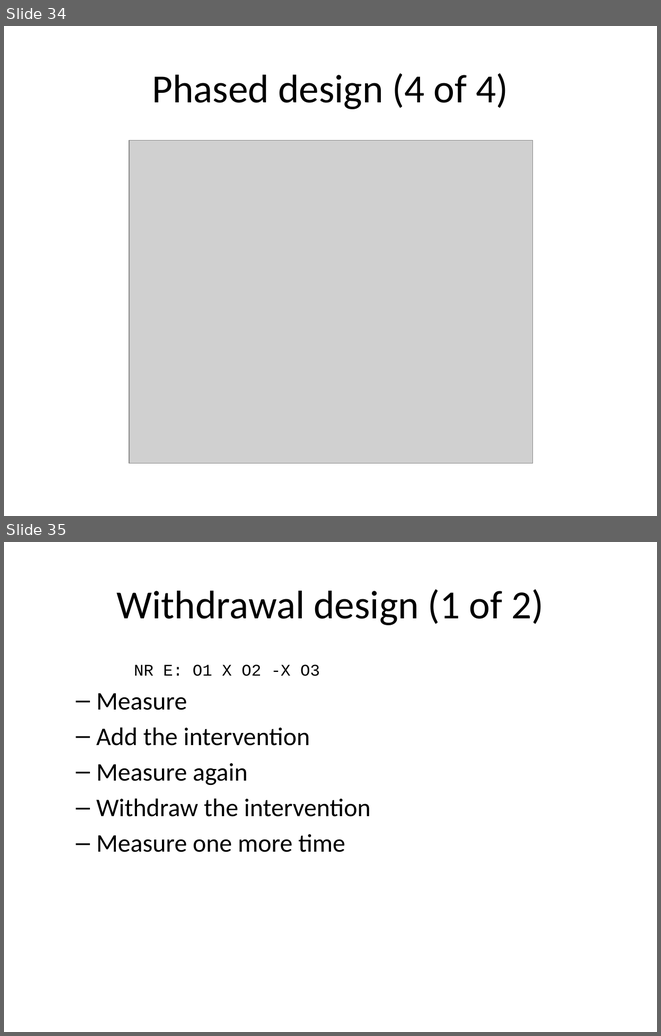
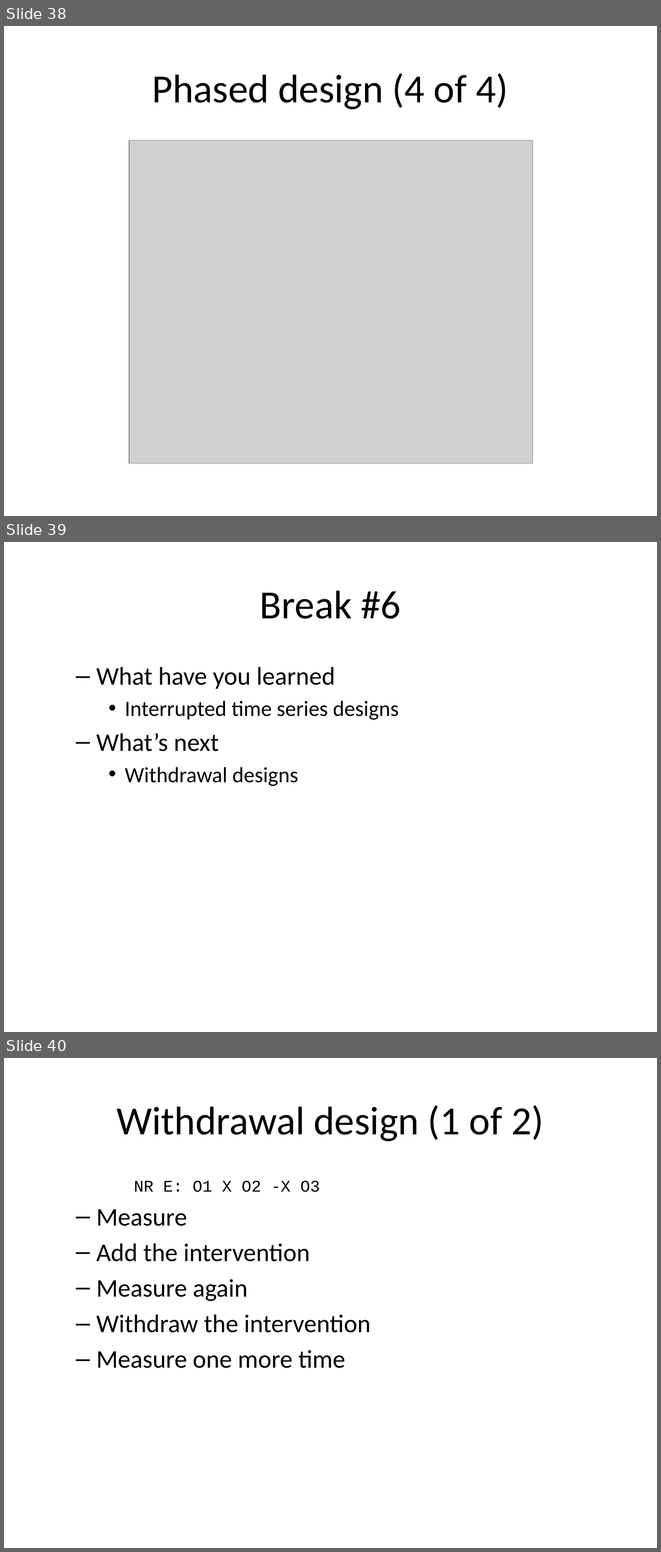
Before and after one commit to pmean/classes, a slide deck: clinical-research-methodology/results/video05-quasi-experiments.pptx. Shown one above the other, each under a label of ours: slides 34 and 35 before the commit, slides 38, 39 and 40 after it. The pictures are 661x1036 and 661x1552 pixels, drawn with LibreOffice and Linux fonts; fonts in the diff are those of the drawing; grey boxes stand for pictures. Boxes give left, top, right and bottom in pixels: in the first picture for what was removed or moved away, otherwise in the second. Text is boxed around its words. In the diff, an @@ line names an element or a change of style, - is before the commit and + after.

```diff
--- a/clinical-research-methodology/results/video05-quasi-experiments.pptx
+++ b/clinical-research-methodology/results/video05-quasi-experiments.pptx
@@ slide 39 added at [4, 542, 657, 1032], background #FFFFFF @@
@@ title added at [260, 590, 401, 619], 44 pt, text #000000 @@
+Break #6
@@ text added at [96, 667, 399, 786], 24 pt, text #000000 @@
+  – What have you learned
+    • Interrupted time series designs
+  – What’s next
+    • Withdrawal designs
@@ what was slide 34 is now slide 38 @@
@@ what was slide 35 is now slide 40 @@
```
Also in this commit, not shown: 1 slide changed, 6 other slides added, 1 slide removed, 4 other files.
